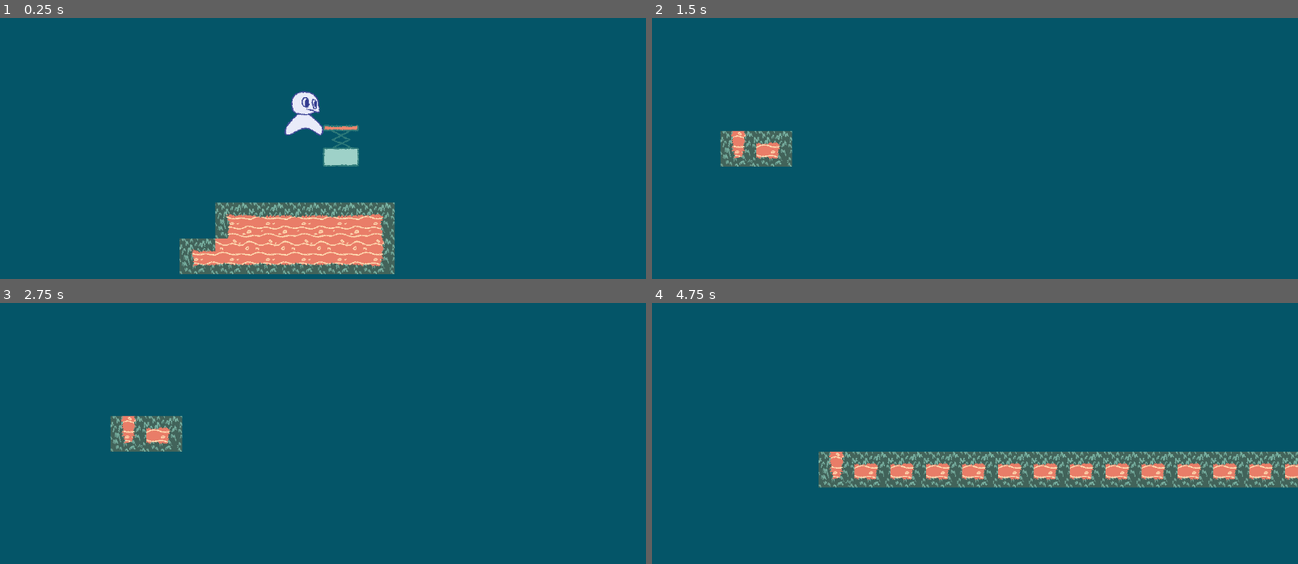
Above: before the commit, frames 1-4 (two rows, left to right).
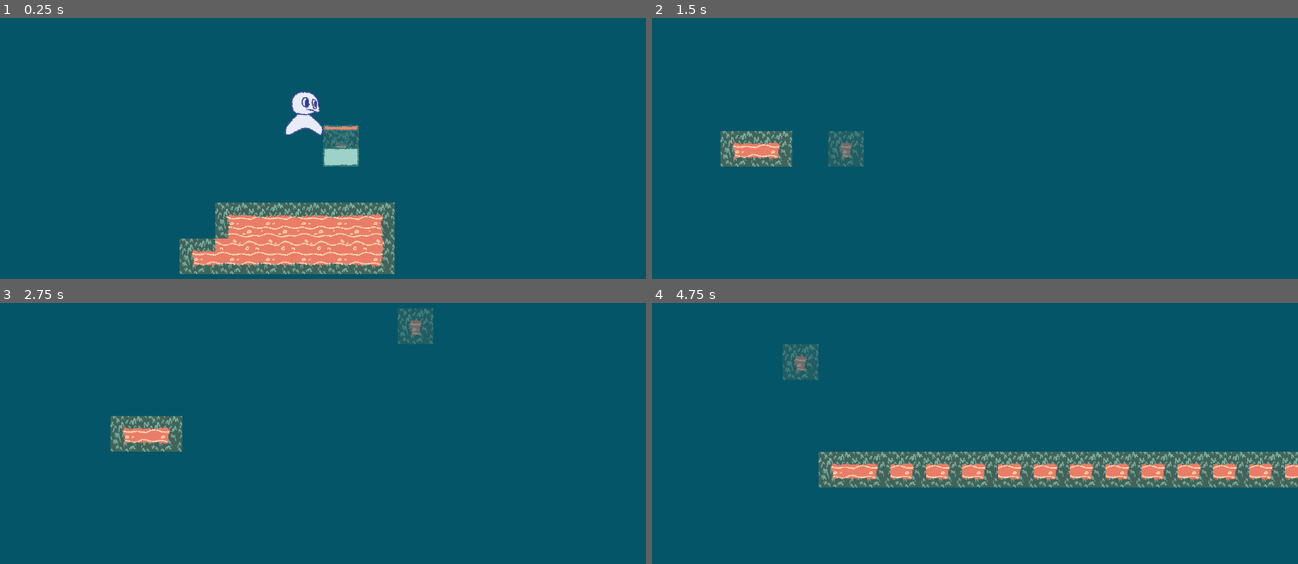
Above: after the commit, the same moments.

Repository: Nelbaiady/level-designer-project
Game: Godot game, scene res://Scenes/editor.tscn
The game is run twice, just before and just after one commit, with the same random seed, the same clock (stepped at 60 frames per second) and the same inputs.
Inputs (mouse positions are in pixels of both pictures, inside the frame that each line leads up to):
- Up to frame 1 (0.25 s): no input
- Up to frame 2 (1.5 s): move the mouse to (1117, 114) at 0.52 s; hold E (erase) 0.53-1.28 s; hold Right (right) from 0.53 s (still down); tap X (jump) at 0.77, 1.07 s; click (1117, 114) at 0.8 s; move the mouse to (845, 151) at 1.27 s; click (845, 151) at 1.35 s
- Up to frame 3 (2.75 s): tap X (jump) at 1.52, 1.55, 1.82 s; move the mouse to (387, 339) at 2.02 s; release Right (right) at 2.03 s; hold Left (left) from 2.03 s (still down); hold X (jump) from 2.03 s (still down); tap E (erase) at 2.3 s
- Up to frame 4 (4.75 s): move the mouse to (942, 490) at 2.77 s; release Left (left) at 2.78 s; release X (jump) at 2.78 s; hold Right (right) 2.78-4.28 s; tap E (erase) at 2.85, 4.35 s; tap X (jump) at 3.02, 3.32, 3.77, 3.8, 4.07, 4.52 s; click (942, 490) at 3.05 s; move the mouse to (1168, 472) at 3.52 s; press the mouse at (1168, 472) at 3.53 s; move the mouse to (781, 363) at 4.27 s; release the mouse at (781, 363) at 4.28 s; hold Left (left) from 4.28 s (still down)

The runs differ from the first frame. In frame 1, 0.3% of the frame differs, in the area x 49-56%, y 43-57%; in frame 2, 1.0%; in frame 3, 1.0%; in frame 4, 1.0%, in the area x 20-32%, y 15-71%.

Commit message:
more Trampoline fixes
-Player now falls faster than rising (fallingGravityMult applies when falling OR jump button is released)
-The above change happened to also fix the trampoline bouncing the player higher when they keep holding jump button after the initial jump

-Implemented object and terrain hotbar array
-objects can now be placed as well as terrain
-objects adhere to the grid but arent kept track of so they cant be properly erased yet and dont save and also overlap so when you hold click a heccton are spawned in one spot every frame

Diff:
--- a/Scenes/Items/Objects/Spring/Spring.tres
+++ b/Scenes/Items/Objects/Spring/Spring.tres
@@ -1,4 +1,4 @@
-[gd_resource type="Resource" script_class="object" load_steps=4 format=3 uid="uid://c2d008ix6upm5"]
+[gd_resource type="Resource" script_class="objectItem" load_steps=4 format=3 uid="uid://c2d008ix6upm5"]
 
 [ext_resource type="PackedScene" uid="uid://dgecn3g6yiv5q" path="res://Scenes/Items/Objects/Spring/Spring.tscn" id="1_a83kd"]
 [ext_resource type="Script" uid="uid://c6m2hjthmh1nv" path="res://Scenes/Items/Objects/object.gd" id="1_dime5"]
@@ -8,5 +8,6 @@
 script = ExtResource("1_dime5")
 objectReference = ExtResource("1_a83kd")
 texture = ExtResource("2_a83kd")
+textureOffset = Vector2(0, -12)
 name = "spring"
 metadata/_custom_type_script = "uid://c6m2hjthmh1nv"
--- a/Scenes/Items/Objects/Spring/Spring.tscn
+++ b/Scenes/Items/Objects/Spring/Spring.tscn
@@ -172,9 +172,11 @@
 size = Vector2(64, 32)
 
 [sub_resource type="RectangleShape2D" id="RectangleShape2D_3rwud"]
-size = Vector2(64, 8)
-
-[node name="Spring" type="Node2D"]
+size = Vector2(64, 24)
+
+[node name="Spring" type="RigidBody2D"]
+input_pickable = true
+freeze = true
 script = ExtResource("1_3rwud")
 
 [node name="Sprite2D" type="Sprite2D" parent="."]
@@ -190,15 +192,15 @@
 [node name="RigidBody2D" type="RigidBody2D" parent="."]
 gravity_scale = 0.0
 
-[node name="CollisionShape2D" type="CollisionShape2D" parent="RigidBody2D"]
+[node name="CollisionShape2D" type="CollisionShape2D" parent="."]
 position = Vector2(0, 48)
 shape = SubResource("RectangleShape2D_kccgo")
 
-[node name="Area2D" type="Area2D" parent="RigidBody2D"]
-
-[node name="CollisionShape2D" type="CollisionShape2D" parent="RigidBody2D/Area2D"]
-position = Vector2(0, 4)
+[node name="Area2D" type="Area2D" parent="."]
+
+[node name="CollisionShape2D" type="CollisionShape2D" parent="Area2D"]
+position = Vector2(0, -4)
 shape = SubResource("RectangleShape2D_3rwud")
 
 [connection signal="animation_finished" from="Sprite2D/AnimationPlayer" to="." method="_on_animation_player_animation_finished"]
-[connection signal="body_entered" from="RigidBody2D/Area2D" to="." method="_on_area_2d_body_entered"]
+[connection signal="body_entered" from="Area2D" to="." method="_on_area_2d_body_entered"]
--- a/Scenes/Items/Objects/Spring/spring.gd
+++ b/Scenes/Items/Objects/Spring/spring.gd
@@ -1,14 +1,15 @@
-extends Node2D
+extends RigidBody2D
 
 @onready var animationPlayer: AnimationPlayer = $Sprite2D/AnimationPlayer
 var strength:float = 1300
 
 func _on_area_2d_body_entered(body: Node2D) -> void:
-	if body.is_in_group("player"):
-		if body.velocity.y >= 0:
-			body.velocity = Vector2(body.velocity.x,-strength)
-		animationPlayer.play("RESET")
-		animationPlayer.play("Spring_springing")
+	if !globalEditor.isEditing:
+		if body.is_in_group("player"):
+			if body.velocity.y >= 0:
+				body.velocity = Vector2(body.velocity.x,-strength)
+			animationPlayer.play("RESET")
+			animationPlayer.play("Spring_springing")
 
 
 
--- a/Scenes/Items/Objects/object.gd
+++ b/Scenes/Items/Objects/object.gd
@@ -1,3 +1,3 @@
 extends Item
-class_name object
+class_name objectItem
 @export var objectReference: PackedScene
--- a/Scenes/Items/Player/Player.tscn
+++ b/Scenes/Items/Player/Player.tscn
@@ -7,7 +7,7 @@
 [ext_resource type="Texture2D" uid="uid://dh4haxp1xh35w" path="res://Scenes/Items/Player/player_jumpUp.png" id="5_kvi7n"]
 
 [sub_resource type="CapsuleShape2D" id="CapsuleShape2D_gntrk"]
-radius = 32.0
+radius = 31.9
 height = 80.0
 
 [sub_resource type="Animation" id="Animation_kvi7n"]
--- a/Scenes/Items/Player/player.gd
+++ b/Scenes/Items/Player/player.gd
@@ -1,9 +1,11 @@
 extends CharacterBody2D
-const gravity = 2400
-const maxMoveSpeed = 700
-const accelaration = 4000
-const jumpSpeed = 1000
-var gravityMult = 1
+@export var gravity : int = 2400
+@export var maxMoveSpeed : int = 700
+@export var accelaration : int = 4000
+@export var jumpSpeed : int = 1000
+@export var gravityMult : float = 1
+@export var fallingGravityMult : float = 1.5
+
 var jumping = false
 
 var directionInput = Vector2.ZERO
@@ -41,8 +43,9 @@
 			jumping = false
 			gravityMult = 1
 		else:
-			if !Input.is_action_pressed("jump"):
-				gravityMult = 1.5
+			#faster falling
+			if Input.is_action_just_released("jump") or velocity.y > 0:
+				gravityMult = fallingGravityMult
 		move_and_slide()
 		manageAnimations()
 
--- a/Scenes/Items/item.gd
+++ b/Scenes/Items/item.gd
@@ -1,4 +1,5 @@
 extends Resource
 class_name Item
 @export var texture: Texture2D
+@export var textureOffset: Vector2 = Vector2.ZERO
 @export var name: String
--- /dev/null
+++ b/Scenes/cursor.gd
@@ -0,0 +1,7 @@
+extends Node2D
+
+#func _input(event: InputEvent) -> void:
+	#if event is InputEventMouseMotion:
+		#position = get_global_mouse_position()
+func _process(delta: float) -> void:
+	position = get_global_mouse_position()
--- a/Scenes/editor.gd
+++ b/Scenes/editor.gd
@@ -3,29 +3,54 @@
 @onready var level: Node2D = $"../Level"
 @onready var tileMap: TileMapLayer = $"../Level/TileMapLayer"
 @onready var objects: Node = $"../Level/Objects"
-var hotbar: Array[Item] = []
+@onready var cursor: Node2D = $Cursor
+@onready var cursorItemIcon: TextureRect = $"../cursorItemIcon"
 
+
+#default hotbar: grass, spring
+var hotbar: Array[Item] = [preload("uid://bs8fbynxqm6wr"), preload("uid://c2d008ix6upm5"),null,null,null,null,null,null,null,null]
+var hotbarIndex: int = 0
+var selectedItem = hotbar[hotbarIndex]
+var selectedItemType = "terrain"
+var cursorCellCoords: Vector2i = Vector2i.ZERO
+var previousCursorCellCoords: Vector2i = cursorCellCoords
+var previousCursorPos = Vector2.ZERO
 
 func _ready() -> void:
 	tileMap.owner = level
+	updateSelectedItem(hotbar[hotbarIndex])
 
 func _physics_process(delta: float) -> void:
 	if delta: #just to get rid of the annoying warning for now
 		pass
 	if !globalEditor.popupIsOpen:
 		if globalEditor.isEditing:
+			previousCursorCellCoords = cursorCellCoords
+			cursorCellCoords = tileMap.local_to_map(Vector2i(cursor.position))
+			cursorItemIcon.position = Vector2(cursorCellCoords * globalEditor.gridSize) + selectedItem.textureOffset
+
 			#place an object
 			if Input.is_action_pressed("mouseClickLeft"):
-				var placedTilePosition: Vector2i = tileMap.local_to_map(get_global_mouse_position())
-				#tileMap.set_cell(placedTilePosition,0,Vector2i(1,1)) #IF WE WANTED TO PLACE A REGULAR TILE
-				tileMap.set_cells_terrain_connect([placedTilePosition],0,0,false)
+				if hotbar[hotbarIndex] is terrainItem:
+					#var placedTilePosition: Vector2i = tileMap.local_to_map(get_global_mouse_position())
+					#tileMap.set_cell(placedTilePosition,0,Vector2i(1,1)) #IF WE WANTED TO PLACE A REGULAR TILE
+					tileMap.set_cells_terrain_connect([cursorCellCoords],selectedItem.terrainSet,selectedItem.terrain,false)
+				if hotbar[hotbarIndex] is objectItem:
+					var placedObjectPosition: Vector2i = cursorCellCoords * globalEditor.gridSize + (Vector2i.RIGHT*globalEditor.gridSize/2)
+					var objectToPlace = hotbar[hotbarIndex].objectReference.instantiate()
+					objectToPlace.global_position = placedObjectPosition
+					objects.add_child(objectToPlace)
+			#erase object at mouse
 			if Input.is_action_pressed("erase"):
-				var erasedTilePosition: Vector2i = tileMap.local_to_map(get_global_mouse_position())
-				#tileMap.erase_cell(erasedTilePosition) #IF WE WANTED TO ERASE A REGULAR TILE
-				tileMap.set_cells_terrain_connect([erasedTilePosition],0,-1,false)
-
-			if Input.is_action_just_pressed("clear"):
+				if hotbar[hotbarIndex] is terrainItem:
+					#var erasedTilePosition: Vector2i = tileMap.local_to_map(get_global_mouse_position())
+					#tileMap.erase_cell(erasedTilePosition) #if we wanted to erase a non-terrain tile
+					tileMap.set_cells_terrain_connect([cursorCellCoords],0,-1,false)
+				if hotbar[hotbarIndex] is objectItem:
+					hotbar[hotbarIndex].objectReference #ADD CODE FOR ERASING ITEMS
+			if Input.is_action_just_released("clear"):
 				tileMap.clear()
+#				#I need to add code for clearing objects too
 		else:
 			pass
 		#toggle between edit mode and play mode
@@ -35,3 +60,30 @@
 			else:
 				globalEditor.resetStage.emit()
 				globalEditor.isEditing = true
+
+	#FINAL SECTION IN PHYSICS PROCESS
+	previousCursorPos = cursor.position
+	#END OF PHYSICS PROCESS
+func _input(event: InputEvent) -> void:
+	#selecting items in the hotbar using the number keys
+	for i in range(10):
+		if event.is_action_pressed(str(i)):
+			hotbarIndex = 10 if i==0 else i-1
+			if hotbarIndex < len(hotbar):
+				updateSelectedItem(hotbar[hotbarIndex])
+
+func updateSelectedItem(newItem: Item):
+	selectedItem = newItem
+	#adjust the type of item for easier retrieval later
+	if selectedItem is terrainItem:
+		selectedItemType = "terrain"
+	if selectedItem is objectItem:
+		selectedItemType = "object"
+	cursorItemIcon.texture = selectedItem.texture
+	cursorItemIcon.size = selectedItem.texture.get_size()
+
+
+	if cursorItemIcon.texture:
+		print(cursorItemIcon.texture)
+	else:
+		print("no taketur")
--- a/Scenes/editor.tscn
+++ b/Scenes/editor.tscn
@@ -1,14 +1,18 @@
-[gd_scene load_steps=12 format=4 uid="uid://bgavxi5l77ibl"]
+[gd_scene load_steps=15 format=4 uid="uid://bgavxi5l77ibl"]
 
 [ext_resource type="Script" uid="uid://dl206p1i47psq" path="res://Scenes/camera_2d.gd" id="1_8howc"]
 [ext_resource type="Script" uid="uid://buy227idb1d0c" path="res://Scenes/editor.gd" id="1_eyy8u"]
 [ext_resource type="Script" uid="uid://y0j4pcn25wfi" path="res://Scenes/level.gd" id="2_24ceq"]
 [ext_resource type="Script" uid="uid://g7pdbfqfu3l5" path="res://Scenes/save_load_manager.gd" id="3_7fkqn"]
 [ext_resource type="Script" uid="uid://p7hjdq8g24yk" path="res://Scenes/global_editor.gd" id="3_a7iym"]
+[ext_resource type="Script" uid="uid://nex04i5f5a5f" path="res://Scenes/cursor.gd" id="3_eo2o7"]
 [ext_resource type="PackedScene" uid="uid://ce1i72nmpos1n" path="res://Scenes/Items/Player/Player.tscn" id="4_7wlcy"]
 [ext_resource type="Texture2D" uid="uid://dcwmwktlug1kv" path="res://Scenes/Items/Terrain/grass/grassTiles.png" id="4_8howc"]
+[ext_resource type="Texture2D" uid="uid://dycbcfmvewimq" path="res://Scenes/Items/Objects/Spring/springIcon.png" id="4_32ik4"]
 [ext_resource type="Script" uid="uid://cy16eivwe3nt5" path="res://Scenes/tile_map_layer.gd" id="5_b78su"]
 [ext_resource type="PackedScene" uid="uid://dgecn3g6yiv5q" path="res://Scenes/Items/Objects/Spring/Spring.tscn" id="9_yl2l4"]
+
+[sub_resource type="PlaceholderTexture2D" id="PlaceholderTexture2D_eo2o7"]
 
 [sub_resource type="TileSetAtlasSource" id="TileSetAtlasSource_b78su"]
 texture = ExtResource("4_8howc")
@@ -193,6 +197,10 @@
 6:2/0/terrains_peering_bit/top_left_corner = 0
 6:2/0/terrains_peering_bit/top_side = 0
 6:2/0/terrains_peering_bit/top_right_corner = 0
+0:3/0 = 0
+0:3/0/terrain_set = 0
+0:3/0/terrain = 0
+0:3/0/physics_layer_0/polygon_0/points = PackedVector2Array(-32, -32, 32, -32, 32, 32, -32, 32)
 
 [sub_resource type="TileSet" id="TileSet_7fkqn"]
 tile_size = Vector2i(64, 64)
@@ -217,6 +225,28 @@
 script = ExtResource("1_eyy8u")
 
 [node name="Cursor" type="Node2D" parent="Editor"]
+script = ExtResource("3_eo2o7")
+
+[node name="TextureRect" type="TextureRect" parent="Editor/Cursor"]
+visible = false
+offset_right = 40.0
+offset_bottom = 40.0
+texture = SubResource("PlaceholderTexture2D_eo2o7")
+
+[node name="cursorItemIcon" type="TextureRect" parent="."]
+self_modulate = Color(1, 1, 1, 0.5019608)
+anchors_preset = 8
+anchor_left = 0.5
+anchor_top = 0.5
+anchor_right = 0.5
+anchor_bottom = 0.5
+offset_right = 64.0
+offset_bottom = 76.0
+grow_horizontal = 2
+grow_vertical = 2
+size_flags_horizontal = 3
+size_flags_vertical = 3
+texture = ExtResource("4_32ik4")
 
 [node name="SaveLoadManager" type="Node2D" parent="."]
 script = ExtResource("3_7fkqn")
--- a/Scenes/global_editor.gd
+++ b/Scenes/global_editor.gd
@@ -1,5 +1,6 @@
 extends Node
 
-var isEditing = true
-var popupIsOpen = false
+var isEditing:bool = true
+var popupIsOpen:bool = false
 signal resetStage()
+var gridSize:int = 64
--- a/project.godot
+++ b/project.godot
@@ -28,6 +28,7 @@
 mouseClickLeft={
 "deadzone": 0.2,
 "events": [Object(InputEventMouseButton,"resource_local_to_scene":false,"resource_name":"","device":-1,"window_id":0,"a …(253 unchanged characters)…
+, Object(InputEventJoypadButton,"resource_local_to_scene":false,"resource_name":"","device":-1,"button_index":10,"pressure":0.0,"pressed":true,"script":null)
 ]
 }
 save={
@@ -150,6 +151,30 @@
 "events": [Object(InputEventKey,"resource_local_to_scene":false,"resource_name":"","device":-1,"window_id":0,"alt_press …(191 unchanged characters)…
 ]
 }
+rUp={
+"deadzone": 0.2,
+"events": [Object(InputEventKey,"resource_local_to_scene":false,"resource_name":"","device":-1,"window_id":0,"alt_pressed":false,"shift_pressed":false,"ctrl_pressed":false,"meta_pressed":false,"pressed":false,"keycode":0,"physical_keycode":87,"key_label":0,"unicode":119,"location":0,"echo":false,"script":null)
+, Object(InputEventJoypadMotion,"resource_local_to_scene":false,"resource_name":"","device":-1,"axis":3,"axis_value":-1.0,"script":null)
+]
+}
+rDown={
+"deadzone": 0.2,
+"events": [Object(InputEventKey,"resource_local_to_scene":false,"resource_name":"","device":-1,"window_id":0,"alt_pressed":false,"shift_pressed":false,"ctrl_pressed":false,"meta_pressed":false,"pressed":false,"keycode":0,"physical_keycode":83,"key_label":0,"unicode":115,"location":0,"echo":false,"script":null)
+, Object(InputEventJoypadMotion,"resource_local_to_scene":false,"resource_name":"","device":-1,"axis":3,"axis_value":1.0,"script":null)
+]
+}
+rLeft={
+"deadzone": 0.2,
+"events": [Object(InputEventKey,"resource_local_to_scene":false,"resource_name":"","device":-1,"window_id":0,"alt_pressed":false,"shift_pressed":false,"ctrl_pressed":false,"meta_pressed":false,"pressed":false,"keycode":0,"physical_keycode":65,"key_label":0,"unicode":97,"location":0,"echo":false,"script":null)
+, Object(InputEventJoypadMotion,"resource_local_to_scene":false,"resource_name":"","device":-1,"axis":0,"axis_value":-1.0,"script":null)
+]
+}
+rRight={
+"deadzone": 0.2,
+"events": [Object(InputEventKey,"resource_local_to_scene":false,"resource_name":"","device":-1,"window_id":0,"alt_pressed":false,"shift_pressed":false,"ctrl_pressed":false,"meta_pressed":false,"pressed":false,"keycode":0,"physical_keycode":68,"key_label":0,"unicode":100,"location":0,"echo":false,"script":null)
+, Object(InputEventJoypadMotion,"resource_local_to_scene":false,"resource_name":"","device":-1,"axis":2,"axis_value":1.0,"script":null)
+]
+}
 
 [rendering]
 
Binary file changed: Scenes/Items/Objects/Spring/springIcon.png
Not shown, added: Scenes/cursor.gd.uid
